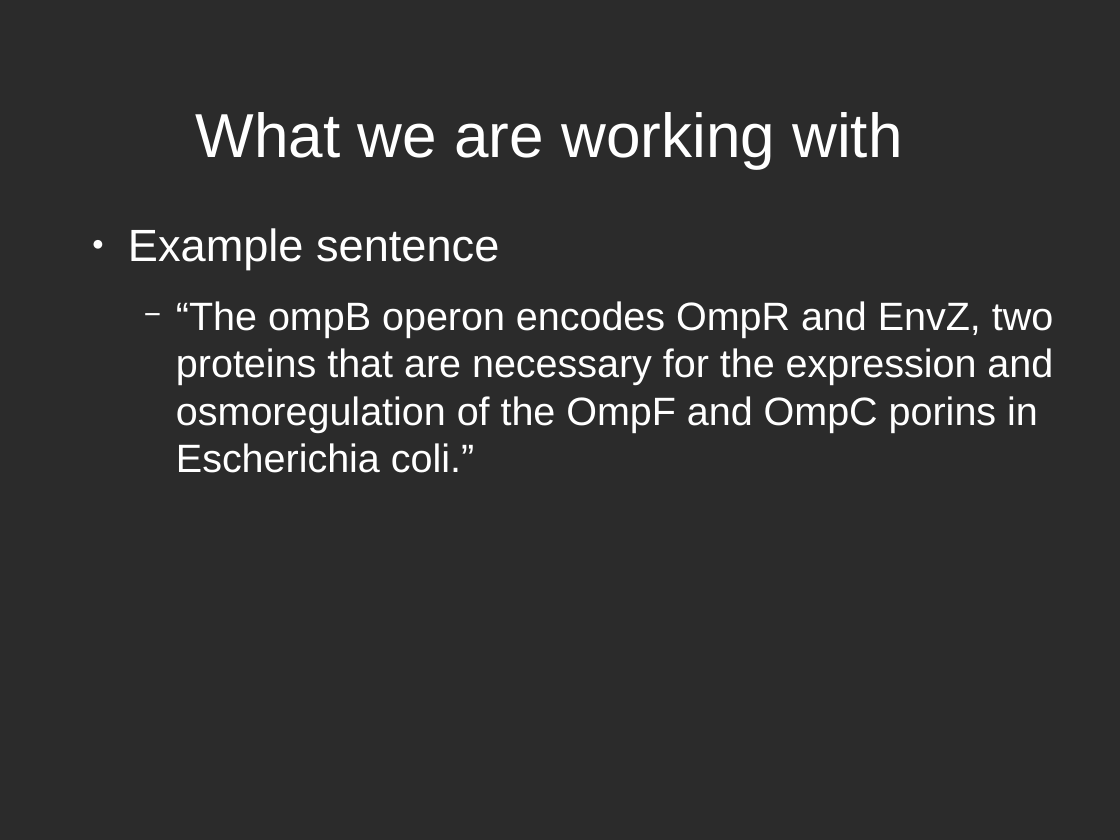
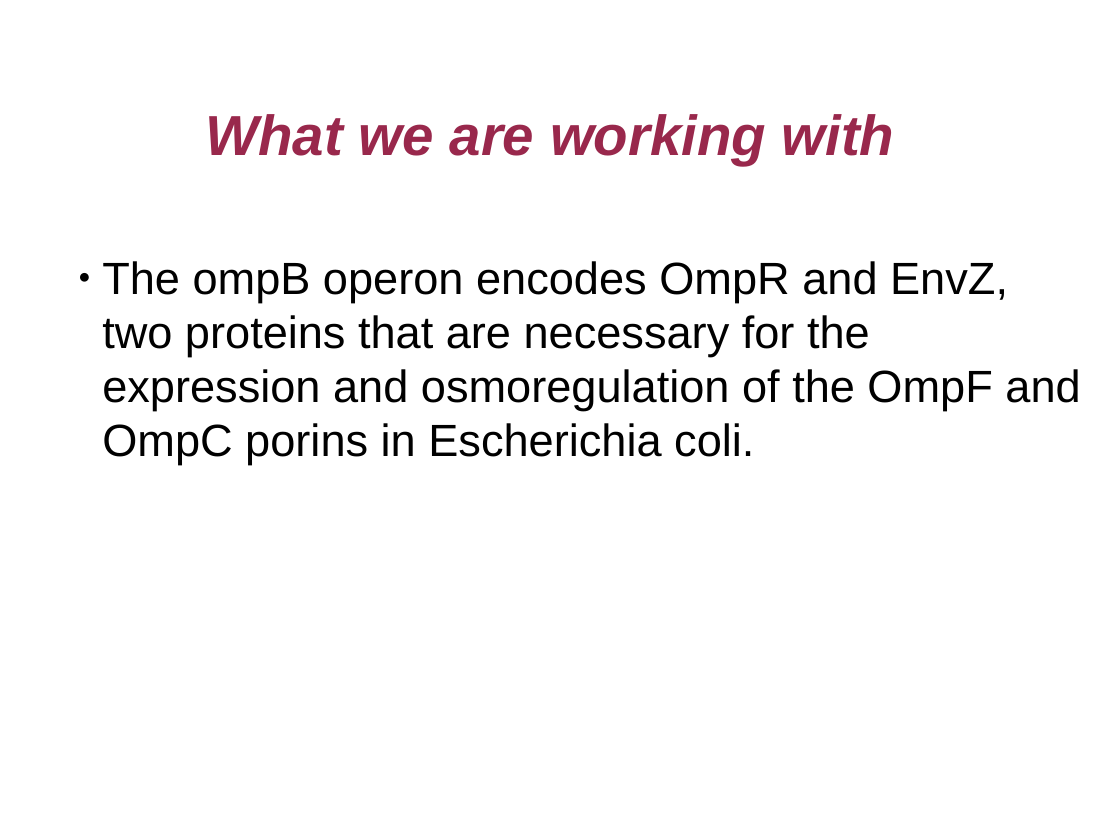
Before and after one commit to agentile/GREC-MRS, a slide deck: slide 3 of evaluation_plan/evaluation_plan.odp. Drawn at 1120x840 pixels with LibreOffice and Linux fonts; fonts in the diff are those of the drawing; background and template pictures are left out; a plain dark background stands for a picture behind light text. Boxes give left, top, right and bottom in pixels: in the first picture for what was removed or moved away, otherwise in the second. Text is boxed around its words. In the diff, an @@ line names an element or a change of style, - is before the commit and + after.

Commit message:
more tweaks to slides

```diff
--- a/evaluation_plan/evaluation_plan.odp
+++ b/evaluation_plan/evaluation_plan.odp
@@ background picture (left out) to #FFFFFF @@
@@ title "What we are working with" at (205, 114, 895, 165): size 44 to 40 pt, text colour #FFFFFF to #99284C, bold on, italic on @@
@@ text at (102, 261, 1080, 465): text changed; size 28 to 32 pt; text colour #FFFFFF to #000000 @@
-● Example sentence
-  − “The ompB operon encodes OmpR and EnvZ, two proteins that are necessary for the expression and osmoregulation of the OmpF and OmpC porins in Escherichia coli.”
+    ● The ompB operon encodes OmpR and EnvZ, two proteins that are necessary for the expression and osmoregulation of the OmpF and OmpC porins in Escherichia coli.
```
Also in this commit, not shown: 4 other slides changed, 2 slides added.
